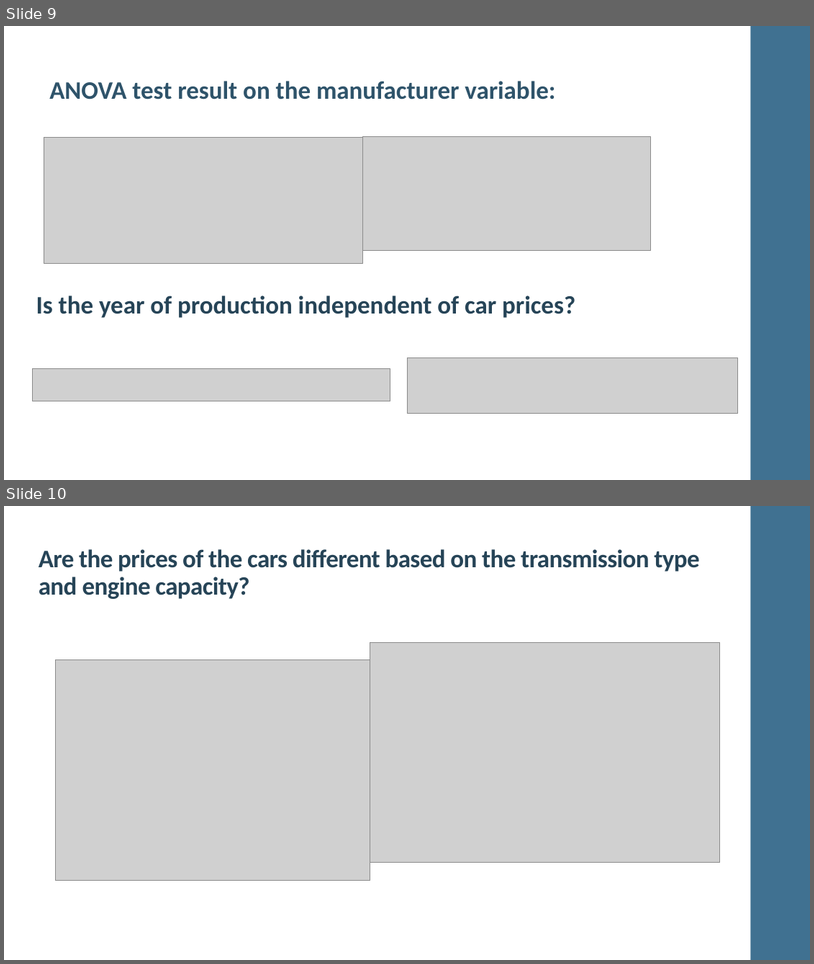
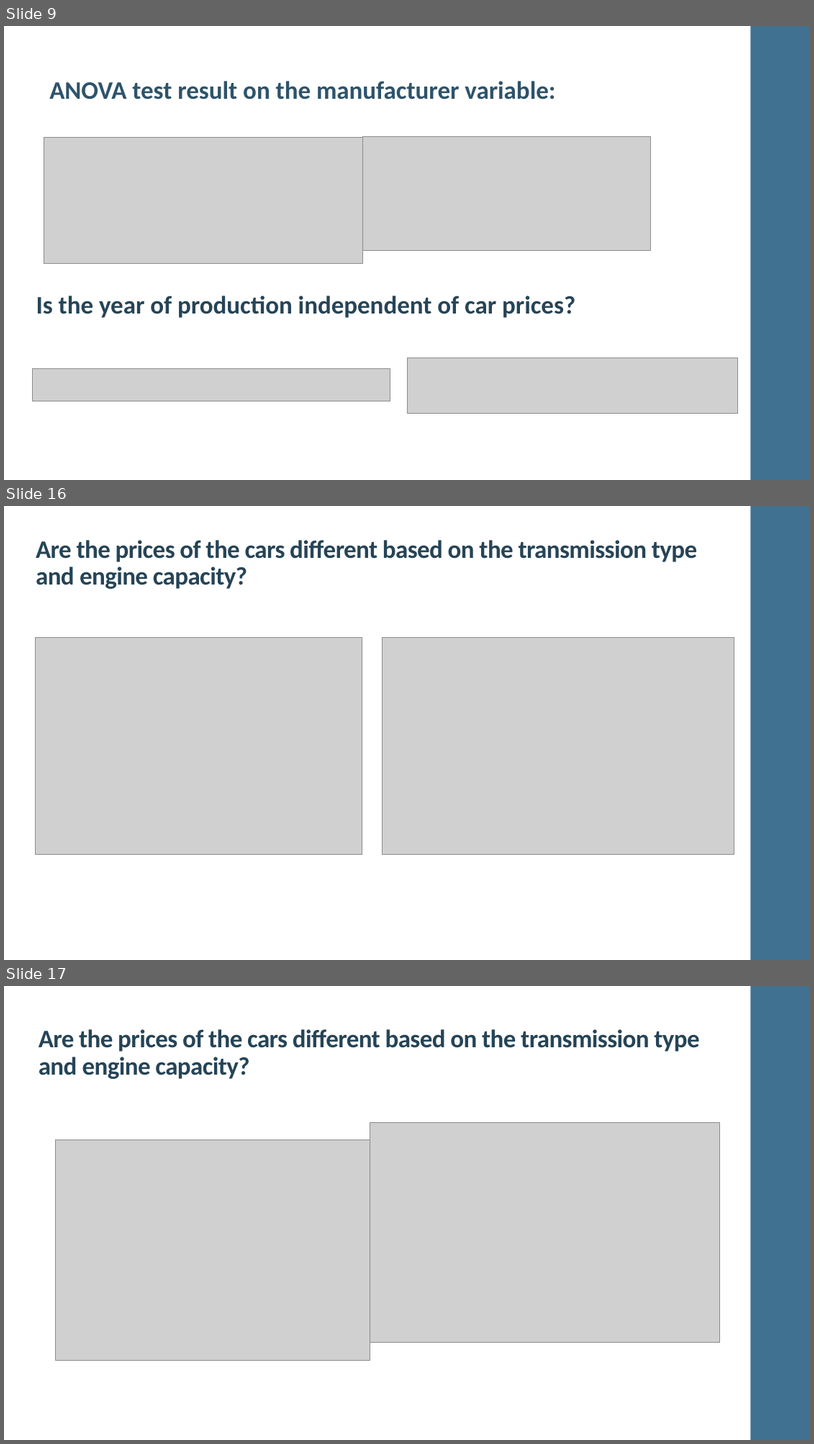
Before and after one commit to MANOJKUMAR1302/22FA_Dataverse_Team08, a slide deck: Team 8_UsedCarsPricePrediction.pptx. Shown one above the other, each under a label of ours: slides 9 and 10 before the commit, slides 9, 16 and 17 after it; the slides between them are not shown. The pictures are 814x964 and 814x1444 pixels, drawn with LibreOffice and Linux fonts; fonts in the diff are those of the drawing; grey boxes stand for pictures. Boxes give left, top, right and bottom in pixels: in the first picture for what was removed or moved away, otherwise in the second. Text is boxed around its words. In the diff, an @@ line names an element or a change of style, - is before the commit and + after.

Commit message:
Update Team 8_UsedCarsPricePrediction.pptx
added all slides

```diff
--- a/Team 8_UsedCarsPricePrediction.pptx
+++ b/Team 8_UsedCarsPricePrediction.pptx
@@ slide 16 added at (4, 506, 810, 960), background #FFFFFF; not listed: 1 template element that a slide beside it also shows @@
@@ title added at (36, 540, 697, 589), 30 pt, text #264457, bold @@
+Are the prices of the cars different based on the transmission type and engine capacity?
@@ picture added at (36, 637, 362, 854) @@
@@ picture added at (383, 637, 735, 854) @@
@@ what was slide 10 is now slide 17 @@
```
Also in this commit, not shown: 6 other slides added.
